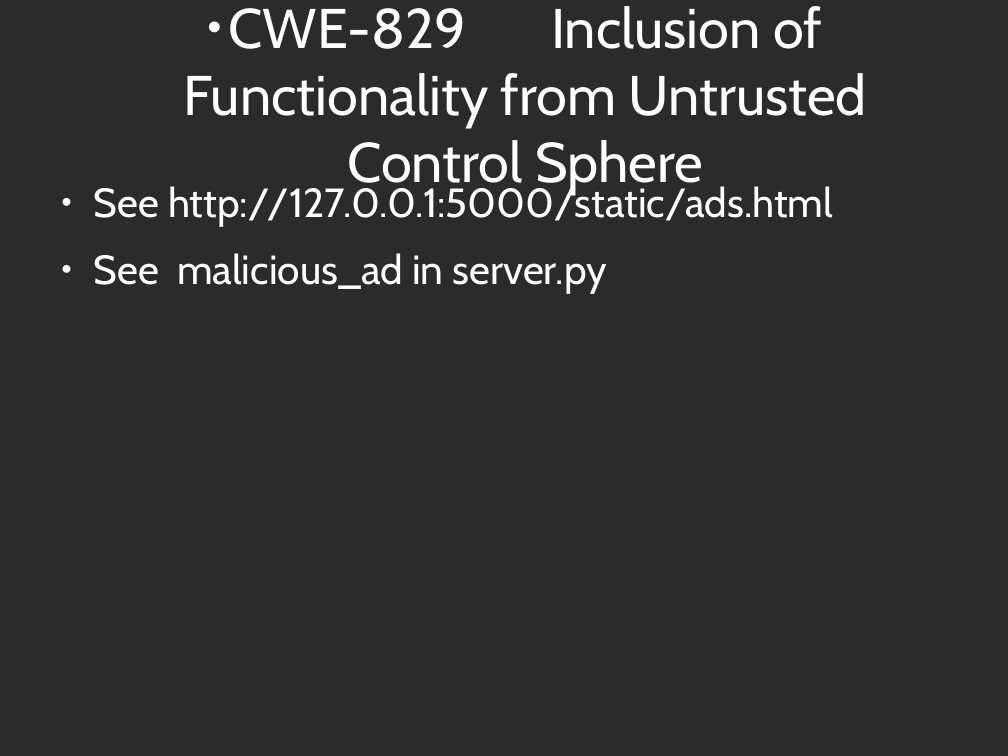
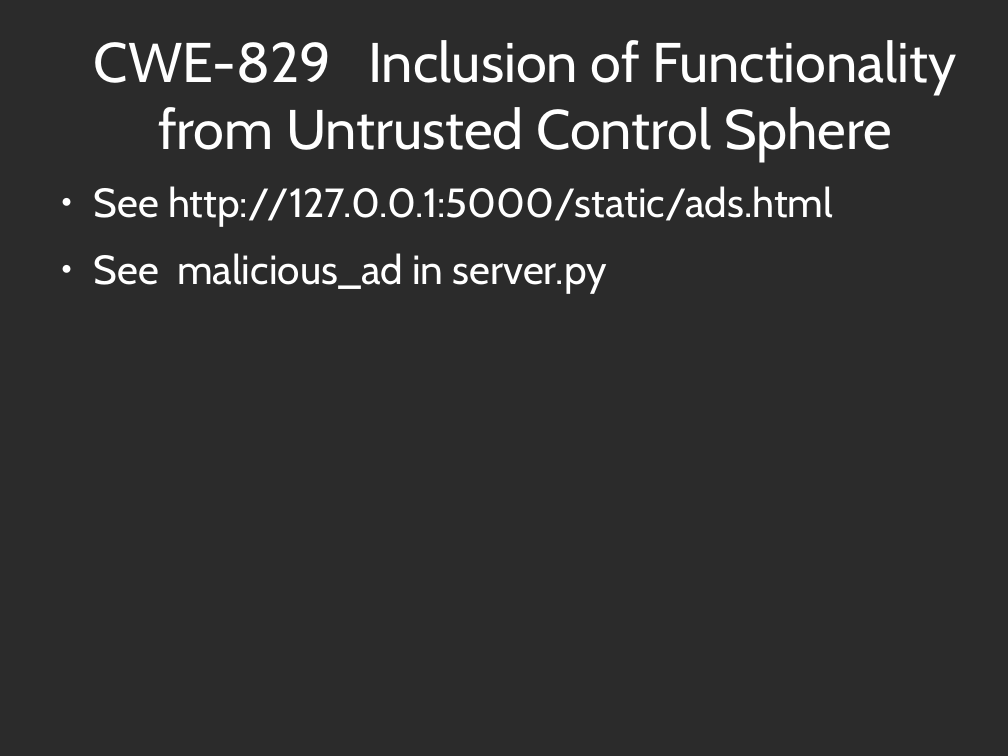
Before and after one commit to abramhindle/CMPUT404-Web-Security, a slide deck: slide 17 of 11-Security.odp. Drawn at 1008x756 pixels with LibreOffice and Linux fonts; fonts in the diff are those of the drawing; background and template pictures are left out; a plain dark background stands for a picture behind light text. Boxes give left, top, right and bottom in pixels: in the first picture for what was removed or moved away, otherwise in the second. Text is boxed around its words. In the diff, an @@ line names an element or a change of style, - is before the commit and + after.

```diff
--- a/11-Security.odp
+++ b/11-Security.odp
@@ title "CWE-829 Inclusion of Functionality from ..." at (94, 40, 956, 161): bullet ● to none @@
```
Also in this commit, not shown: 5 slides added, 3 other files.
